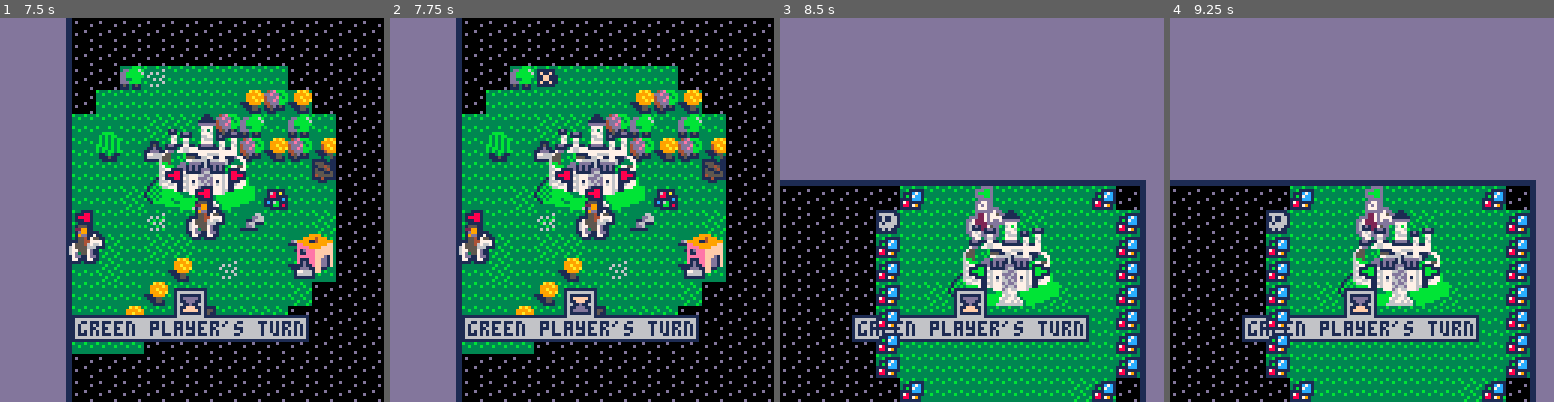
Above: before the commit, frames 1-4 (left to right).
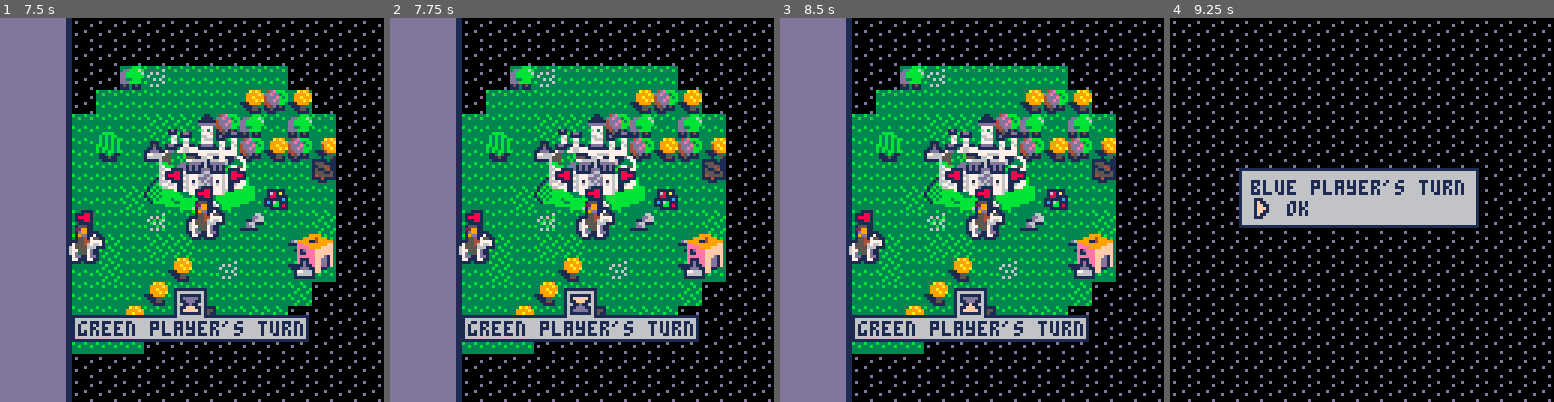
Above: after the commit, the same moments.

Repository: pvan/pico8
Game: PICO-8 cartridge heroes.p8
Same seed, same stepped clock (60 frames per second), same inputs: the game is played once before the commit and once after it.
Inputs:
- Up to frame 1 (7.5 s): tap O (Z key) at 0.33, 0.7, 1.43, 2.22, 3.1, 3.98, 4.87, 5.75, 6.63 s; tap X (X key) at 1.07, 2.07, 2.4, 2.73, 3.07, 3.4, 3.73, 4.07, 4.4, 4.73, 5.07, 5.4, 5.73, 6.07, 6.4, 6.73, 7.07, 7.4 s; hold Left 1.97-2.37 s; hold Down 2.42-2.82 s; hold Right 2.87-3.53 s; hold Up 3.58-4.08 s; hold Right 4.13-4.53 s; hold Down 4.58-5.08 s; hold Left 5.13-5.8 s; hold Up 5.85-6.18 s; hold Left 6.23-6.63 s; hold Down 6.68-7.08 s; hold Right from 7.13 s (still down)
- Up to frame 2 (7.75 s): keep holding Right; tap O (Z key) at 7.52 s; tap X (X key) at 7.73 s
- Up to frame 3 (8.5 s): release Right at 7.8 s; hold Up 7.85-8.35 s; tap X (X key) at 8.07, 8.4 s; tap O (Z key) at 8.4 s; hold Right from 8.4 s (still down)
- Up to frame 4 (9.25 s): tap X (X key) at 8.73, 9.07 s; release Right at 8.8 s; hold Down from 8.85 s (still down)

Frame 1 is identical in both runs. In frame 2, 0.2% of the frame differs, in the area x 38-44%, y 13-18%; in frame 3, 74%; in frame 4, 82%, in the area x 0-100%, y 0-100%.

Commit message:
heroes: fix ai fog not getting updated
now correctly updating it when hero move
and every map update tick

also fixed cam not following enemy hero if in player's vision
(line was commented out)

there's still a remaining bug when ai can't find path to obj

Diff:
--- a/heroes.p8
+++ b/heroes.p8
@@ -489,8 +489,8 @@
 				sfx(58,-1,1,1)
 				cam=copy(sel)
 				limit_camera()
-				update_fog()
 			end
+			update_fog()--make sure to do even for ai
   end
 
   --special case for obj in p
@@ -534,7 +534,8 @@
 
 function limit_camera()
 
--- if (cp.ai) cur=copy(sel)
+ --make sure cam follows enemy hero
+ if (cp.ai) cur=copy(sel)
 
  --tokens: common limit func?
  cam.x=mid(cam.x,
@@ -623,17 +624,19 @@
      end
     end
 
-    --debug view frontier
-    cam=sel
-    cls()
-    vp=cp
-    map_draw()
- 	  camera(cam.x*8-64,cam.y*8-64)
-    for vis in all(visible) do
-     spr(205,vis.x*8,vis.y*8)
-    end
-    spr(233,target.x*8,target.y*8)
-    stop()
+--    --debug view frontier
+--    cam=sel
+--    cls()
+--    vp=cp
+--    map_draw()
+-- 	  camera(cam.x*8-64,cam.y*8-64)
+--    for vis in all(visible) do
+--     spr(205,vis.x*8,vis.y*8)
+--    end
+--    spr(233,target.x*8,target.y*8)
+--    camera()
+--    print(pathcount,32,0)
+--    stop()
 
 --    stop("here",0,64)
 --    target=chosen
@@ -644,16 +647,16 @@
    --in case no fog to reveal
    --and no objs to go to
    if target==nil then
-    cls()
-    stop("castle target")
+--    cls()
+--    stop("castle target")
 
     --todo:pick better default?
     target=cp.castles[1]
    end
 
    if target==ltarget then
-    cls()
-    stop("same target?")
+--    cls()
+--    stop("same target?")
 
     --if same target,
     --at this point,
@@ -671,13 +674,13 @@
    sel=h
    create_path(target)
    if #path<1 then
-    --seems to occur when no
-    --path can be found
+    --seems to occur when
+    --no path can be found
     --eg mine is visible,
     --but front is covered in fog
     --sometimes [nil] ???
 --    cls()
---    stop("unable to path to "..destpos.type)
+--    stop("unable to path to "..target.type)
 
     --todo: should still move
     --towards obj if in fog?
@@ -738,18 +741,22 @@
 
  end
 
+
+ --now using ports for fog too
+ --(ai doesn't need this except
+ -- for updating fog)
+ update_static_hud()
+
+ --note relies on ports
+ --from update_static_hud()
+ update_fog()
+
+
  --feels like there should be
  --a better way to do this
  if cp.ai then
   return
  end
-
- --now using ports for fog too
- update_static_hud()
-
- --note relies on ports
- --from update_static_hud()
- update_fog()
 
 
  --open/close menu
@@ -910,7 +917,7 @@
 	 --7861 (both ways)
 	 --tokens? change nx,dx to pts?
 	 if path!=nil and #path>0
---	 and not cp.ai --turn off to see ai path
+	 and not cp.ai --turn off to see ai path
 	 then
 --	  lx,ly=sel.x,sel.y
 	  local l=copy(sel)
